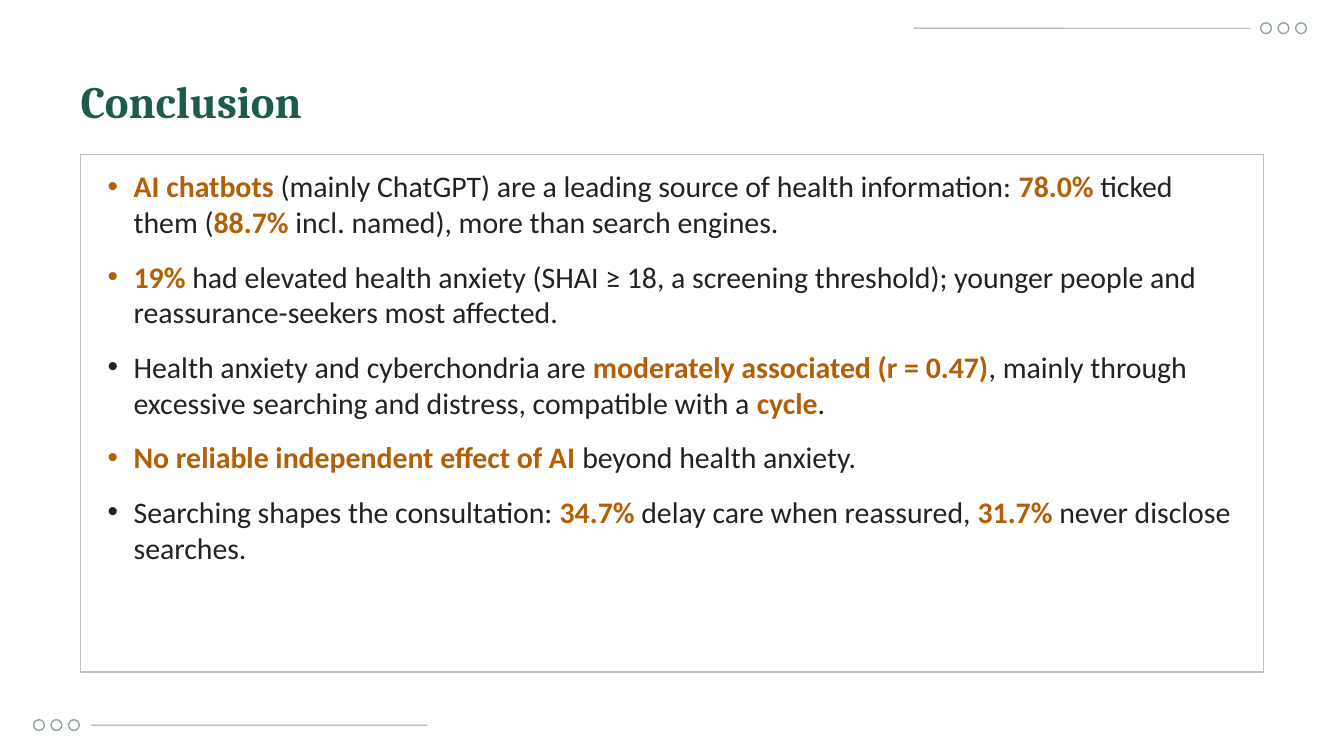
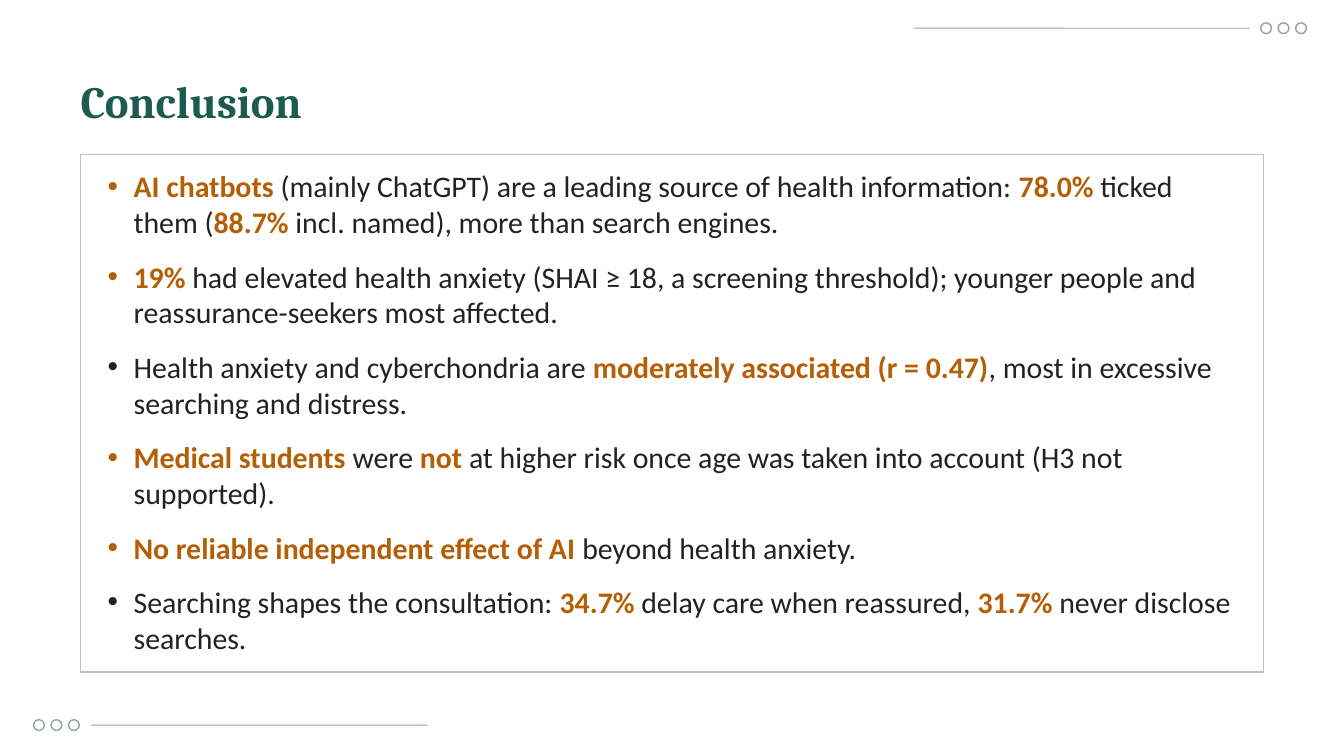
Before and after one commit to Yaseen279/History-Exam, a slide deck: slide 32 of research/output/study/Defence_Presentation_UOBCOM.pptx. Drawn at 1344x756 pixels with LibreOffice and Linux fonts; fonts in the diff are those of the drawing; background and template pictures are left out. Boxes give left, top, right and bottom in pixels: in the first picture for what was removed or moved away, otherwise in the second. Text is boxed around its words. In the diff, an @@ line names an element or a change of style, - is before the commit and + after.

```diff
--- a/research/output/study/Defence_Presentation_UOBCOM.pptx
+++ b/research/output/study/Defence_Presentation_UOBCOM.pptx
@@ text at (134, 356, 1212, 509): text changed @@
-• Health anxiety and cyberchondria are moderately associated (r = 0.47), mainly through excessive searching and distress, compatible with a cycle.
+• Health anxiety and cyberchondria are moderately associated (r = 0.47), most in excessive searching and distress.
+• Medical students were not at higher risk once age was taken into account (H3 not supported).
```
Also in this commit, not shown: 5 other slides changed, 1 slide added, 1 slide removed, 10 other files.
